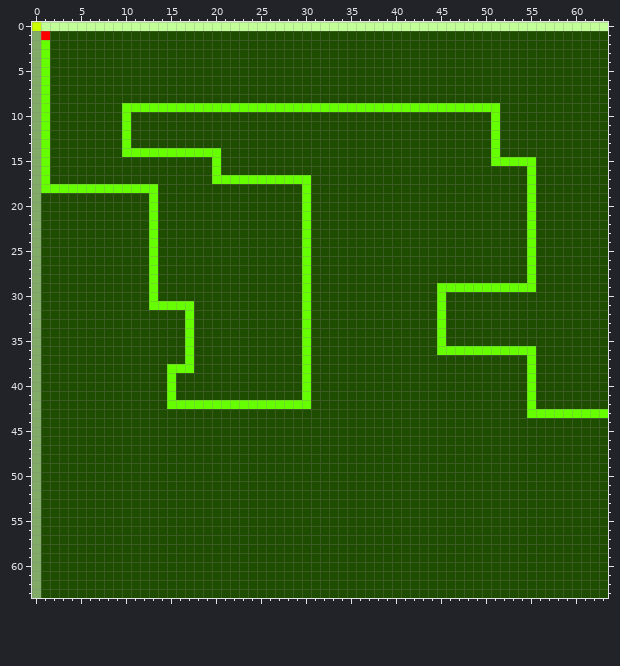
Pixel-art sprite, stored at Ritual/assets/map.png. This is how it looked before the edit.
The file is 64x64 pixels.
Now the later version:
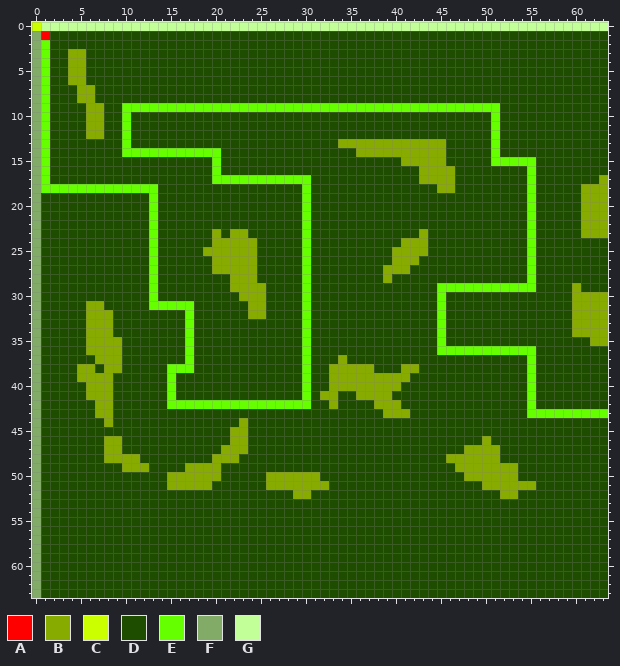
Palette (. is transparent): A #ff0000  B #88ab00  C #cbff00  D #1f4d00  E #66ff00  F #82ab67  G #c2ff99
What changed:
Changed rows in their new state; - is an unchanged pixel.
first column x 4:
 3 BB----------------------------------------------------------
 4 BB----------------------------------------------------------
 5 BB----------------------------------------------------------
 6 BB----------------------------------------------------------
 7 -BB---------------------------------------------------------
 8 -BB---------------------------------------------------------
 9 --BB--------------------------------------------------------
10 --BB--------------------------------------------------------
11 --BB--------------------------------------------------------
12 --BB--------------------------------------------------------
13 ------------------------------BBBBBBBBBBBB------------------
14 --------------------------------BBBBBBBBBB------------------
15 -------------------------------------BBBBB------------------
16 ---------------------------------------BBBB-----------------
17 ---------------------------------------BBBB----------------B
18 -----------------------------------------BB--------------BBB
19 ---------------------------------------------------------BBB
20 ---------------------------------------------------------BBB
21 ---------------------------------------------------------BBB
22 ---------------------------------------------------------BBB
23 ----------------B-BB-------------------B-----------------BBB
24 ----------------BBBBB----------------BBB--------------------
25 ---------------BBBBBB---------------BBBB--------------------
26 ----------------BBBBB---------------BBB---------------------
27 ----------------BBBBB--------------BBB----------------------
28 ------------------BBB--------------B------------------------
29 ------------------BBBB----------------------------------B---
30 -------------------BBB----------------------------------BBBB
31 --BB----------------BB----------------------------------BBBB
32 --BBB---------------BB----------------------------------BBBB
33 --BBB---------------------------------------------------BBBB
34 --BBB---------------------------------------------------BBBB
35 --BBBB----------------------------------------------------BB
36 --BBBB------------------------------------------------------
37 ---BBB------------------------B-----------------------------
38 -BB-BB-----------------------BBBBB---BB---------------------
39 -BBBB------------------------BBBBBBBBB----------------------
40 --BBB------------------------BBBBBBBB-----------------------
41 --BBB-----------------------BB--BBBB------------------------
42 ---BB------------------------B----BBB-----------------------
43 ---BB------------------------------BBB----------------------
44 ----B--------------B----------------------------------------
45 ------------------BB----------------------------------------
46 ----BB------------BB--------------------------B-------------
47 ----BB-----------BBB------------------------BBBB------------
48 ----BBBB--------BBB-----------------------BBBBBB------------
49 ------BBB----BBBB--------------------------BBBBBBB----------
50 -----------BBBBBB-----BBBBBB----------------BBBBBB----------
51 -----------BBBBB------BBBBBBB-----------------BBBBBB--------
52 -------------------------BB---------------------BB----------
Boxes around the changes in both pictures, in picture pixels (x1, y1, x2, y2):
changed: (68, 49, 104, 139)
changed: (77, 139, 536, 499)
changed: (581, 175, 608, 238)
changed: (572, 283, 608, 346)
